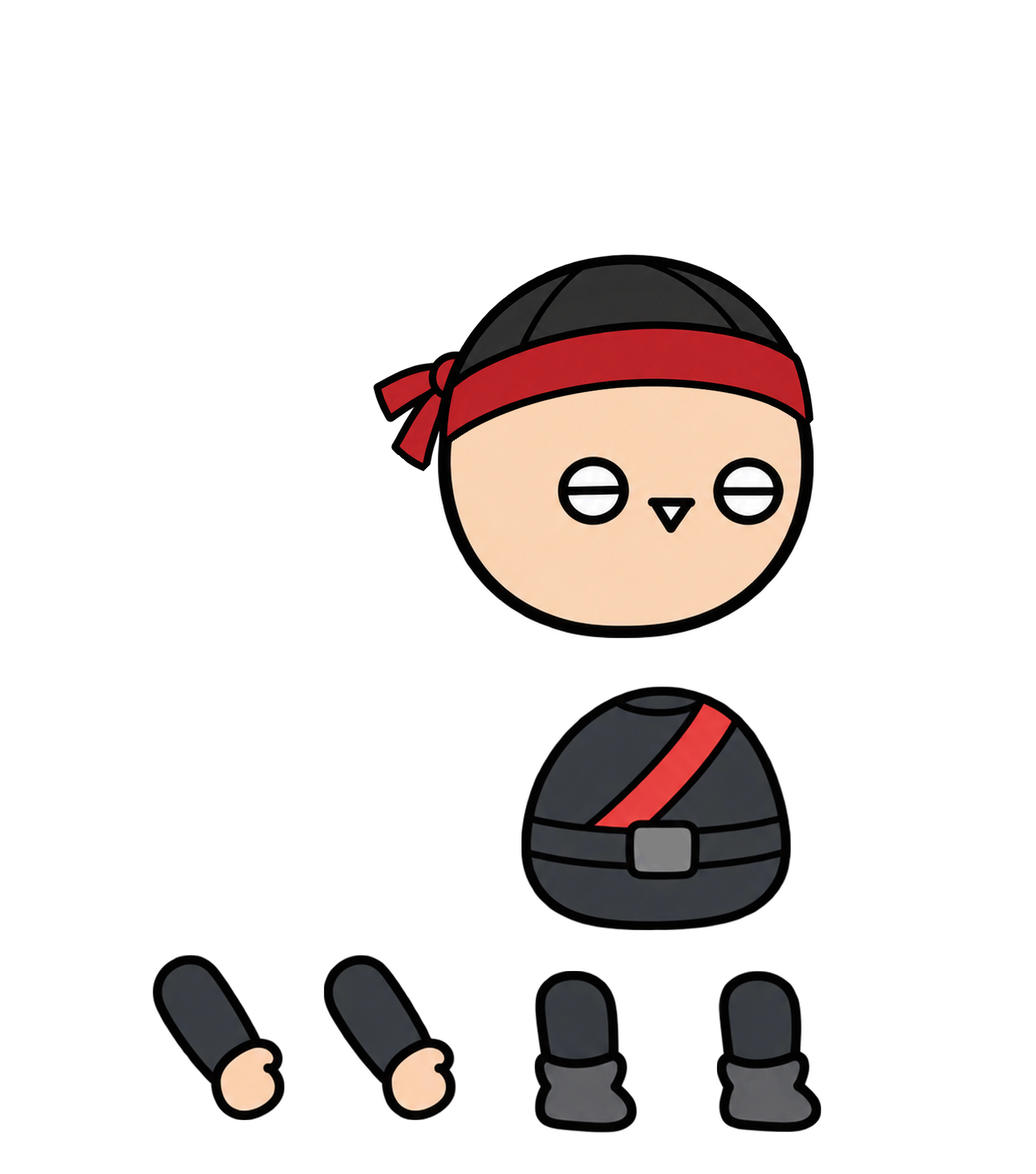
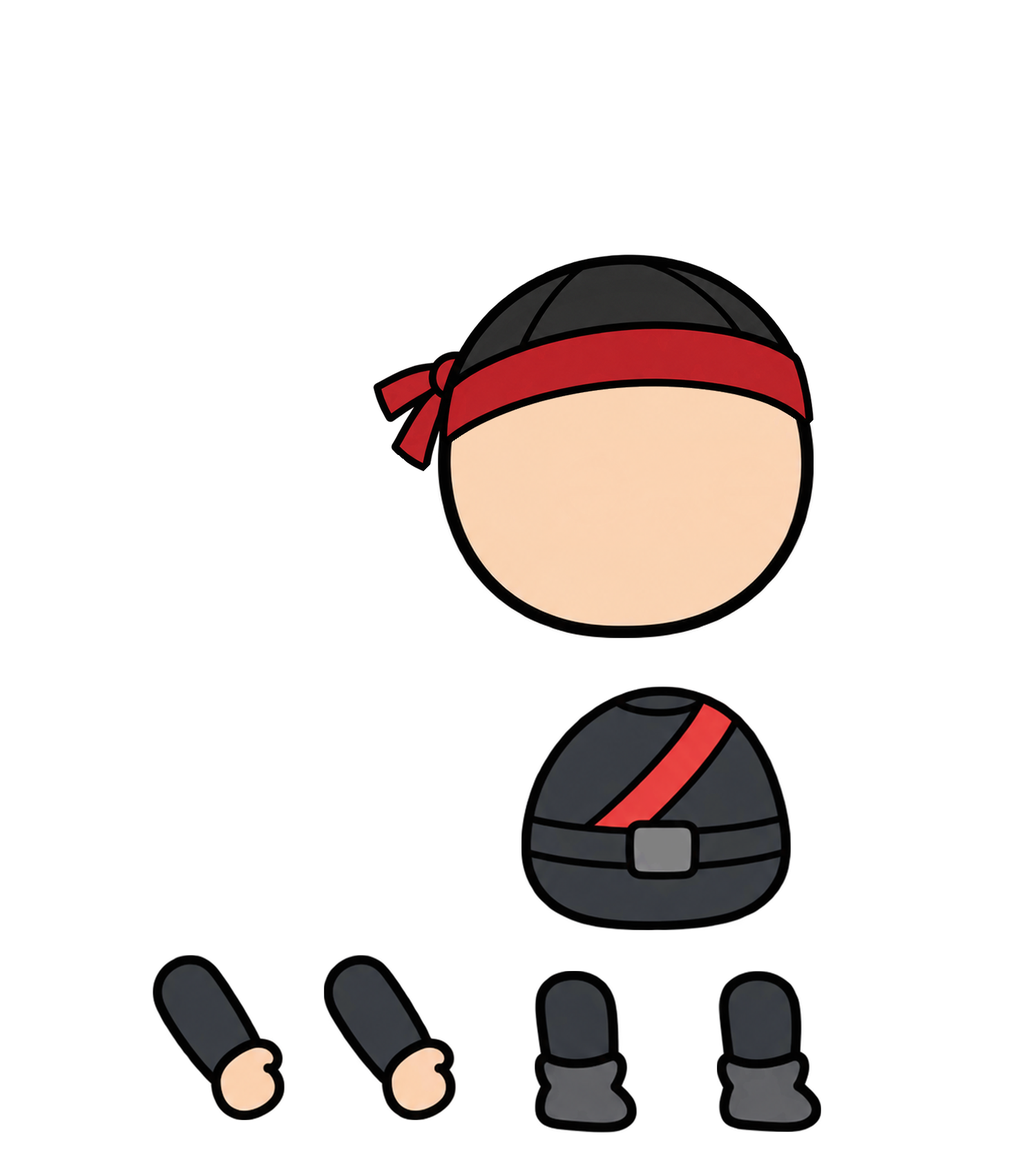
Layer changes from the first 1036x1174 image to the second:
painted on "머리" over [left=549, top=442, right=801, bottom=553]
